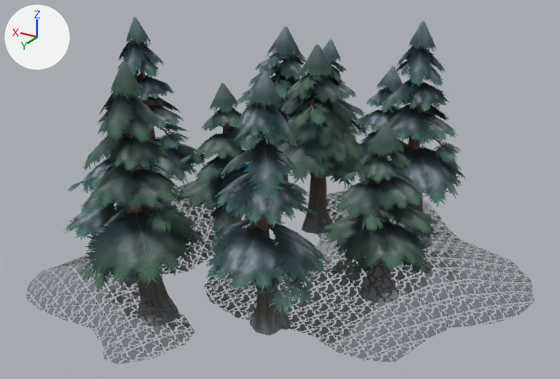
An edit to the glTF model 3d/passe-alterac/models/storm_doodad_wcav_jungleouter_f_03.glb, drawn before and after from the same camera.
One viewpoint serves both versions: a camera (50 mm lens) standing at (-13.5, 18.47, 10.42) and looking at (-3.48, 1.78, 2.08). The lights are fixed; the arrows at upper left show +X, +Y and +Z. The picture after the commit comes second. Vertices at exactly the same position are counted once.
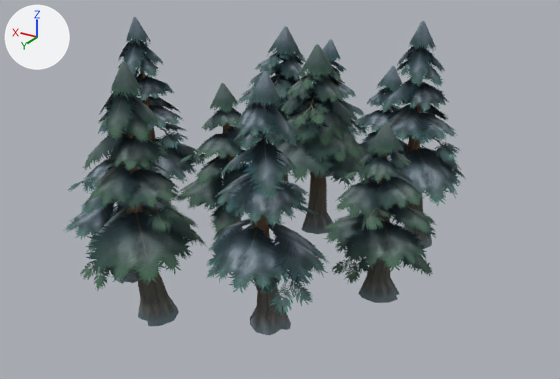
The change, as a diff of the scene's bpy script:
```diff
--- a/3d/passe-alterac/models/storm_doodad_wcav_jungleouter_f_03.glb.py
+++ b/3d/passe-alterac/models/storm_doodad_wcav_jungleouter_f_03.glb.py
@@ me_mesh_0 @@
 # used by ob_mesh_0; location = (0.0, 0.0, 0.0)
-me_mesh_0.from_pydata(...)  # 3428 vertices, 4215 faces; spans x -10.29..2.24, y -6.31..8.1, z -0.08..6.46
+me_mesh_0.from_pydata(...)  # 3229 vertices, 3900 faces; spans x -8.37..2.24, y -6.31..7.95, z -0.08..6.46
+# me_mesh_0 part 1: the loose piece of 86 vertices spanning x -10.29..-2.49, y -4.1..5.13, z 0.06..1.33 is deleted
+# me_mesh_0 part 2: the loose piece of 61 vertices spanning x -2.21..2.13, y -2.87..4.38, z 0.07..1.06 is deleted
+# me_mesh_0 part 3: the loose piece of 52 vertices spanning x -3.9..1.54, y 3.37..8.1, z 0.1..1.02 is deleted
 me_mesh_0.materials.append(mat_material_0)
 me_mesh_0.materials.append(mat_material_1)
-me_mesh_0.materials.append(mat_material_2)
```

Location of each change, [x1, y1, x2, y2] in pixels of the pictures (560 x 379 px):
'Mesh_0', reshaped (21% narrower, 8% shorter)
    before: [26, 17, 534, 364]
    after: [63, 17, 466, 335]
part 1 of me_mesh_0, deleted
    before: [204, 190, 534, 362]
part 2 of me_mesh_0, deleted
    before: [159, 174, 251, 274]
part 3 of me_mesh_0, deleted
    before: [26, 254, 195, 364]
